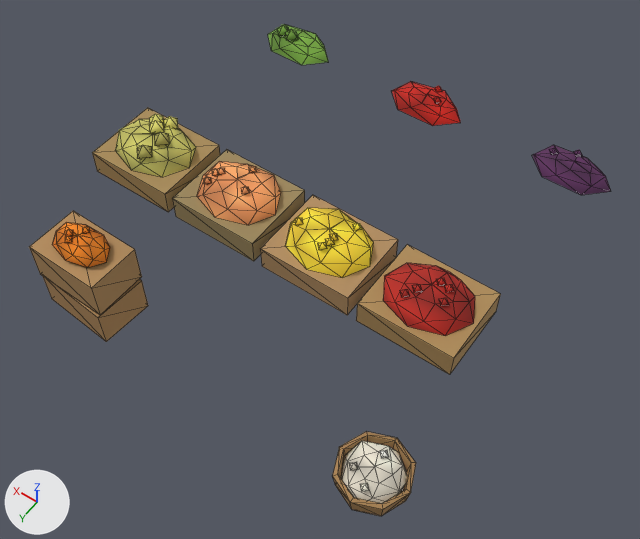
Renders of the glTF model games/yorimichi/assets/belmonte/meshes/SM_BM_BP_StallGoods_B.glb from each side of a commit.
One viewpoint serves both versions: a 50 mm camera at (-2.13, 3.31, 4.89) aimed at (-0.1, 0.48, 0.44). Arrows for +X, +Y and +Z are at lower left; the lights stay in place. The older version comes first. Mesh edges are drawn as thin lines. Vertices at exactly the same position are counted once.

Objects in the first picture: 'SM_BM_BP_StallGoods_B'.
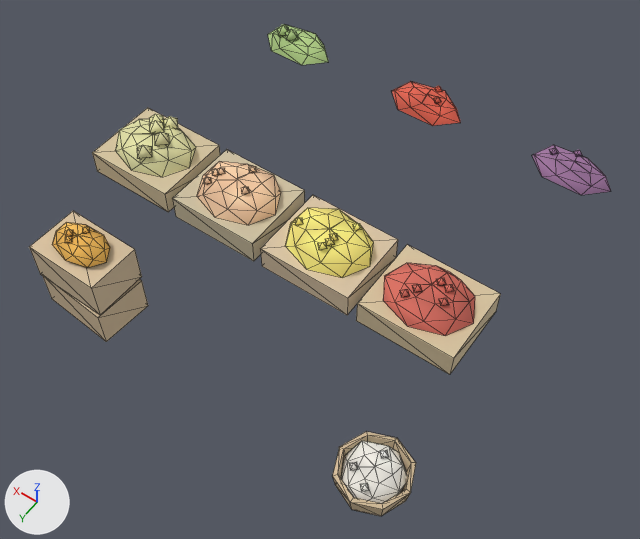
What changed in the scene script:
```text
Change me_sm_bp_stallgoods_b:
    where me_sm_bp_stallgoods_b.from_pydata(...)  # 540 vertices, 770 faces; spans x -1.38..1.44, y -1.07..1.59, z 0.0..1.26
    used by ob_sm_bm_bp_stallgoods_b; location = (0.0, 0.0, 0.0)
    me_sm_bp_stallgoods_b part 1: 183 faces centred in x -1.32..1.26, y -1.06..1.36, z 0.67..1.21 are repainted in the vertex colours; the middle colour goes from red #aa261c to red #d56c5d
    me_sm_bp_stallgoods_b part 2: 191 faces centred in x -1.31..1.43, y -1.06..1.56, z 0.04..1.19 are repainted in the vertex colours; the middle colour goes from brown #a88952 to beige #d4c29a
    me_sm_bp_stallgoods_b part 3: 85 faces centred in x 0.09..0.55, y 0.51..0.89, z 1.09..1.21 are repainted in the vertex colours; the middle colour goes from orange #ffa565 to beige #ffd2a9
    me_sm_bp_stallgoods_b part 4: 134 faces centred in x -1.28..1.0, y 0.51..1.52, z 0.22..1.22 are repainted in the vertex colours; the middle colour goes from yellow #ffe639 to yellow #fff482
    me_sm_bp_stallgoods_b part 5: 106 faces centred in x -1.25..1.21, y -1.0..1.52, z 0.22..1.22 are repainted in the vertex colours; the middle colour goes from yellow #ccc668 to beige #e7e4ab
    me_sm_bp_stallgoods_b part 6: 71 faces centred in x 0.95..1.33, y 1.18..1.42, z 0.62..0.73 are repainted in the vertex colours; the middle colour goes from orange #fa871a to orange #fdc05a
```

Where the change shows, as pixel boxes [x1, y1, x2, y2] in the pictures (640 x 539 px):
part 1 of me_sm_bp_stallgoods_b, recoloured: [56, 81, 611, 336] in both
part 2 of me_sm_bp_stallgoods_b, recoloured: [29, 24, 591, 516] in both
part 3 of me_sm_bp_stallgoods_b, recoloured (orange to beige): [197, 161, 281, 225] in both
part 4 of me_sm_bp_stallgoods_b, recoloured: [149, 116, 407, 504] in both
part 5 of me_sm_bp_stallgoods_b, recoloured: [115, 35, 403, 501] in both
part 6 of me_sm_bp_stallgoods_b, recoloured (lighter): [52, 222, 110, 267] in both
